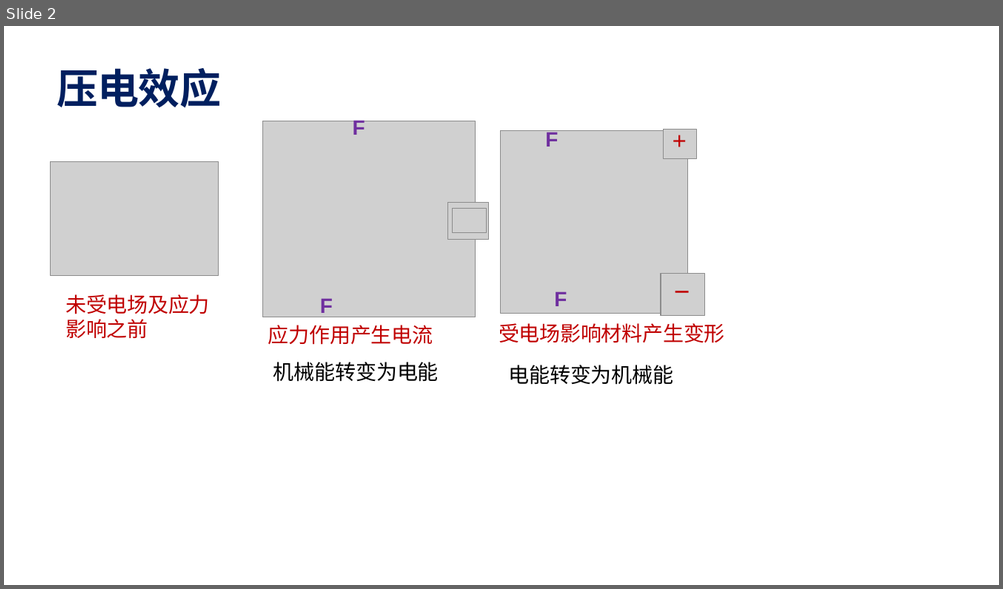
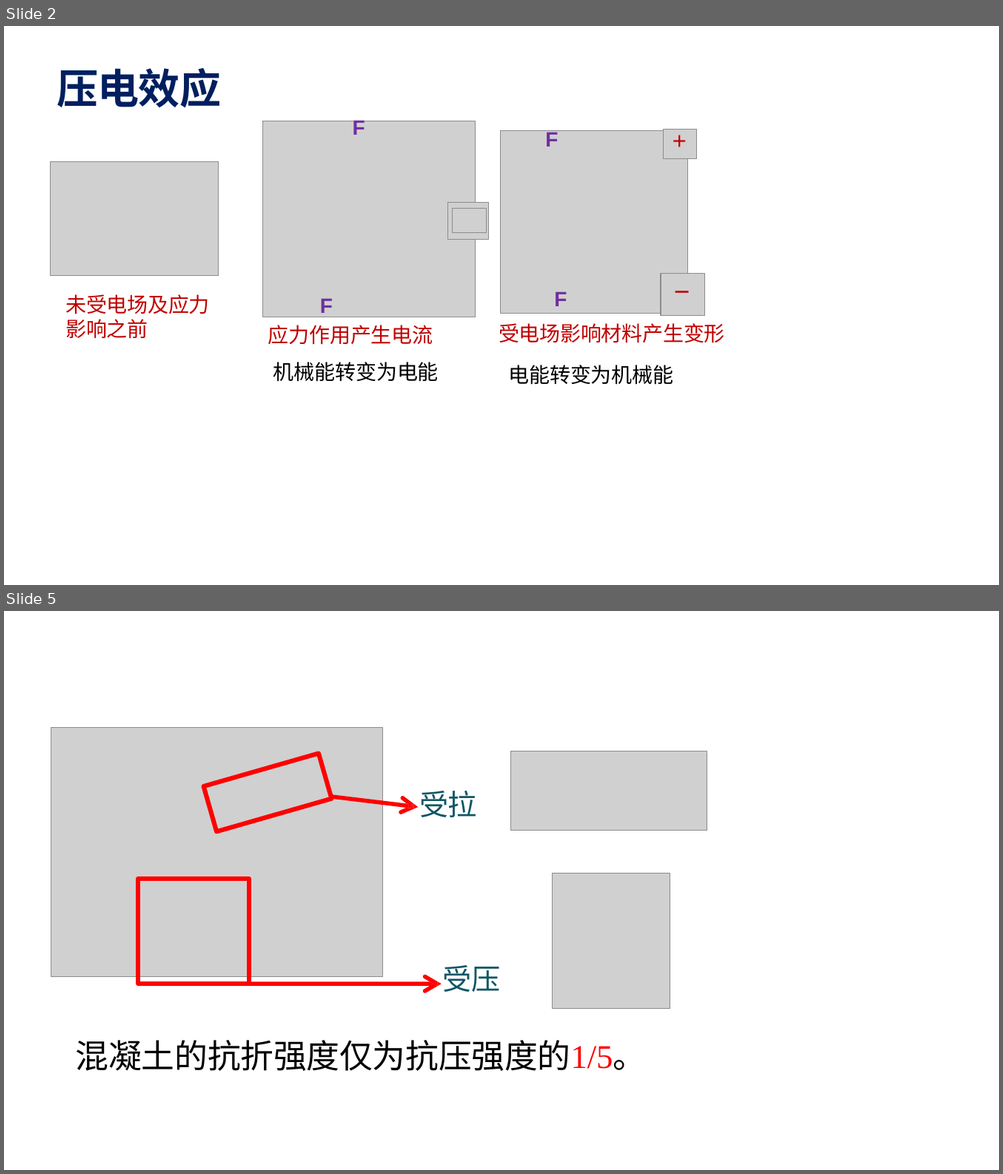
Before and after one commit to guofei9987/a, a slide deck: materials/材料学.pptx. Shown one above the other, each under a label of ours: slide 2 before the commit, slides 2 and 5 after it; the slides between them are not shown. The pictures are 1003x589 and 1003x1174 pixels, drawn with LibreOffice and Linux fonts; fonts in the diff are those of the drawing; grey boxes stand for pictures. Boxes give left, top, right and bottom in pixels: in the first picture for what was removed or moved away, otherwise in the second. Text is boxed around its words. In the diff, an @@ line names an element or a change of style, - is before the commit and + after.

```diff
--- a/materials/材料学.pptx
+++ b/materials/材料学.pptx
@@ slide 5 added at [4, 611, 999, 1170], background #FFFFFF @@
@@ picture added at [51, 727, 382, 977] @@
@@ picture added at [511, 752, 707, 831] @@
@@ group added at [138, 754, 441, 994]: 4 freeform shapes @@
@@ text added at [419, 791, 477, 817], 28 pt, text #0F5666 @@
+受拉
@@ picture added at [552, 874, 669, 1008] @@
@@ text added at [76, 965, 646, 1071], 32 pt, text #000000 @@
+受压
+混凝土的抗折强度仅为抗压强度的1/5。
```
Also in this commit, not shown: 1 slide changed, 6 other slides added, 1 other file.
